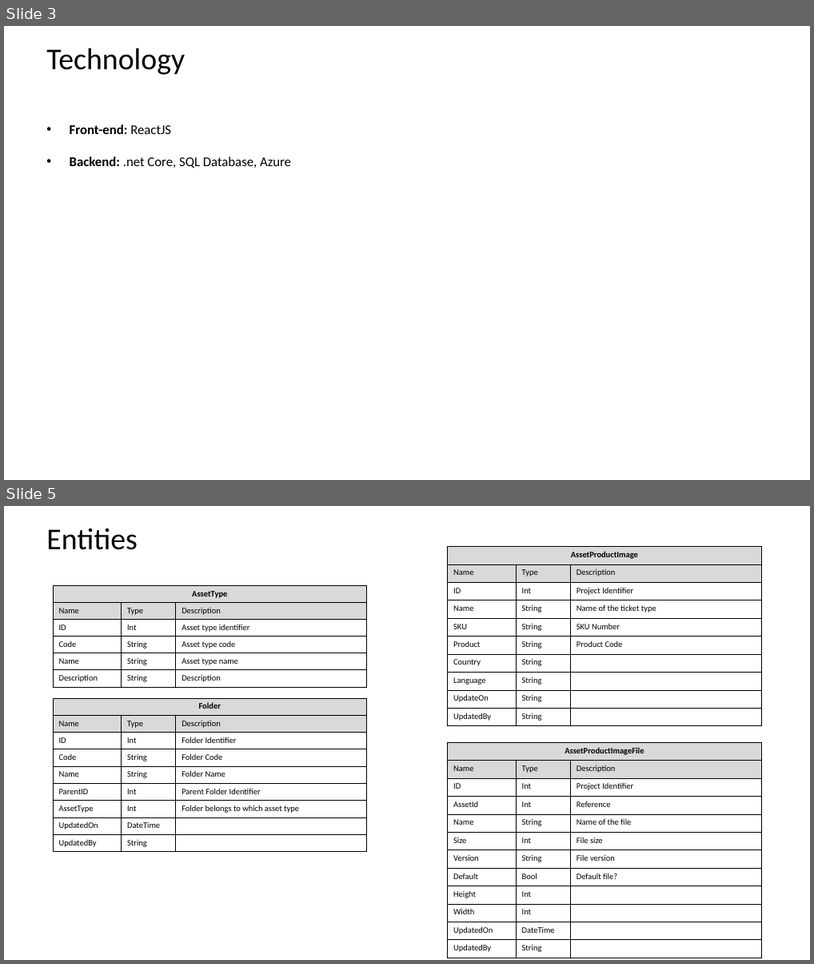
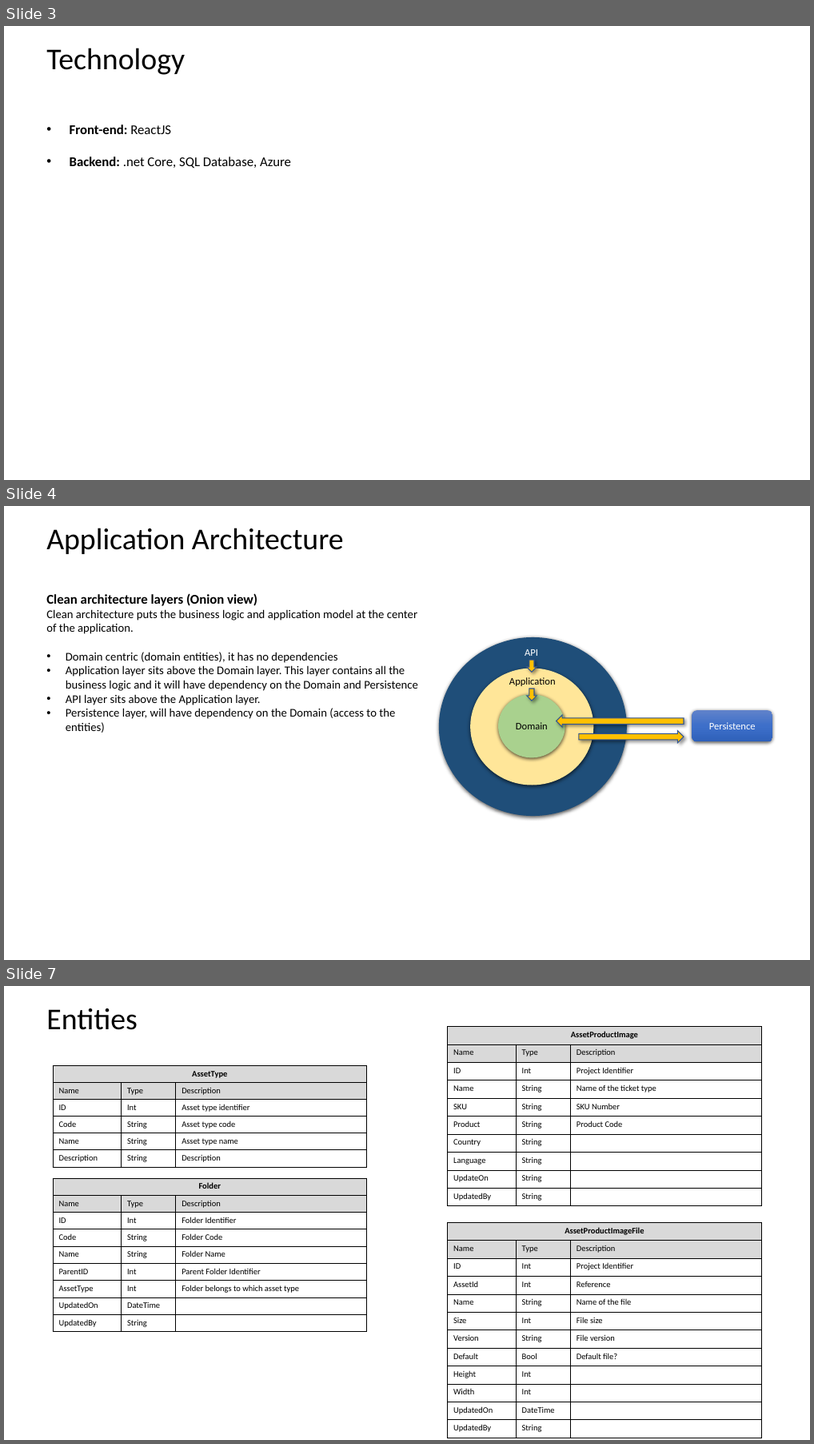
Before and after one commit to sundarkurs/DigitalAssets, a slide deck: Design/Digital Asset - Design.pptx. Shown one above the other, each under a label of ours: slides 3 and 5 before the commit, slides 3, 4 and 7 after it; the slides between them are not shown. The pictures are 814x964 and 814x1444 pixels, drawn with LibreOffice and Linux fonts; fonts in the diff are those of the drawing. Boxes give left, top, right and bottom in pixels: in the first picture for what was removed or moved away, otherwise in the second. Text is boxed around its words. In the diff, an @@ line names an element or a change of style, - is before the commit and + after.

```diff
--- a/Design/Digital Asset - Design.pptx
+++ b/Design/Digital Asset - Design.pptx
@@ slide 4 added at bbox=[4, 506, 810, 960], background #FFFFFF @@
@@ text added at bbox=[46, 528, 344, 554], 36 pt, text #000000 @@
+Application Architecture
@@ text added at bbox=[46, 593, 418, 732], 14 pt, text #000000 @@
+Clean architecture layers (Onion view)
+Clean architecture puts the business logic and application model at the center of the application.
+• Domain centric (domain entities), it has no dependencies
+• Application layer sits above the Domain layer. This layer contains all the business logic and it will have dependency on the Domain and Persistence
+• API layer sits above the Application layer.
+• Persistence layer, will have dependency on the Domain (access to the entities)
@@ group added at bbox=[439, 637, 773, 816]: 3 ellipses, 2 texts, 2 down arrows, 1 rounded rectangle, 1 left arrow, 1 right arrow @@
+Domain
+Persistence
+Application
+API
@@ what was slide 5 is now slide 7 @@
```
Also in this commit, not shown: 1 slide changed, 1 other slide added.
